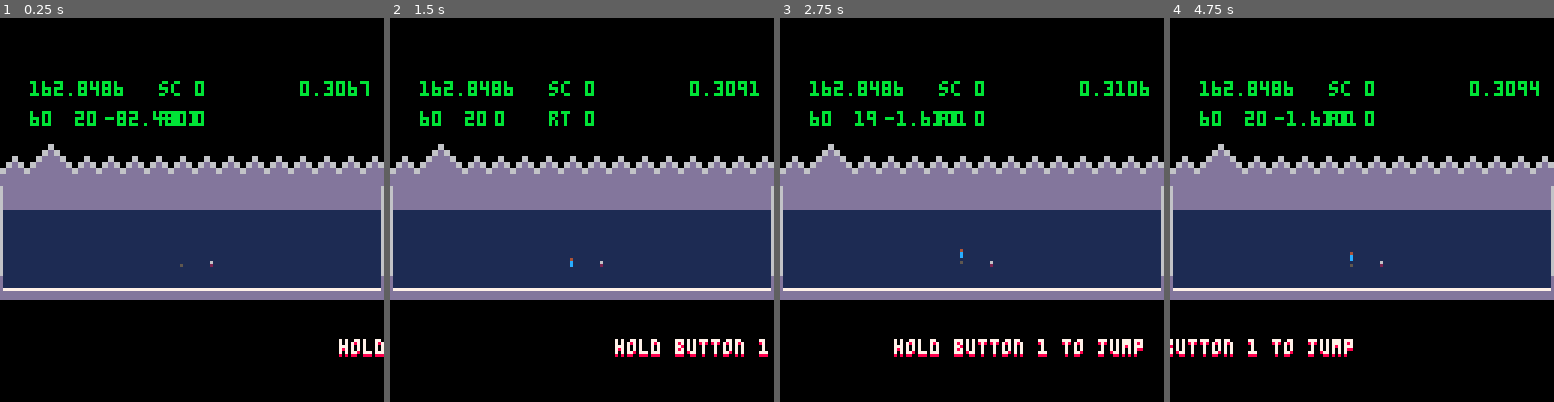
Above: before the commit, frames 1-4 (left to right).
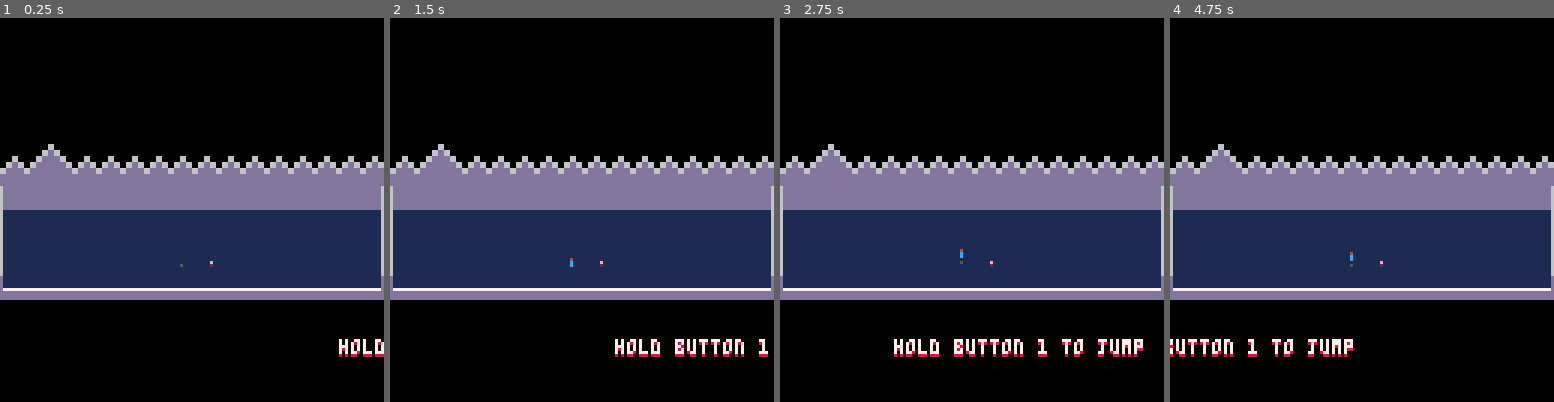
Above: after the commit, the same moments.

Repository: arnodick/tiny_parkour
Game: PICO-8 cartridge tinyp.p8
Same seed, same stepped clock (60 frames per second), same inputs: the game is played once before the commit and once after it.
Inputs:
- Up to frame 1 (0.25 s): no input
- Up to frame 2 (1.5 s): tap X (X key) at 0.33, 1.07 s; tap O (Z key) at 0.7 s
- Up to frame 3 (2.75 s): tap O (Z key) at 1.7, 2.1, 2.5 s; tap X (X key) at 1.85 s; hold Up 2.15-2.42 s
- Up to frame 4 (4.75 s): tap O (Z key) every 0.4 s from 2.9 to 4.5 s; tap X (X key) at 2.97, 4.08 s; hold Down 3.63-3.97 s; hold Up from 4.73 s (still down)

The runs differ from the first frame. In frame 1, 1.8% of the frame differs, in the area x 7-97%, y 16-29%; in frame 2, 1.5%; in frame 3, 1.6%; in frame 4, 1.7%.

Commit message:
removed scaling

Diff:
--- a/tinyp.p8
+++ b/tinyp.p8
@@ -3,7 +3,7 @@
 __lua__
 --tiny parkour
 --by ashley pringle
-debug=true
+debug=false
 doff=0
 function items_i(r)
 if r==2 then
@@ -839,17 +839,9 @@
 function drawactor(a)
 if a.vis!=false then
 
--- pset(a.x,a.y-mget(a.x,a.y),5)
--- line(a.x,a.y+a.z,a.x,a.y+a.z-a.w,a.c2)
--- pset(a.x,a.y+a.z-(a.w+1),a.c1)
-	local sc=scale
-	local fl=-mget(a.x,a.y)*sc
-	local xd=a.x*sc
-	local yd=(a.y+a.z)*sc
-
-	rectfill(xd,a.y*sc+fl-sc+1,xd+sc-1,a.y*sc+fl,5)
-	rectfill(xd,yd,xd+sc-1,yd-(a.w*sc),a.c2)
- rectfill(xd,yd-((a.w+1)*sc),xd+sc-1,yd-((a.w+1)*sc)+scale-1,a.c1)
+ pset(a.x,a.y-mget(a.x,a.y),5)
+ line(a.x,a.y+a.z,a.x,a.y+a.z-a.w,a.c2)
+ pset(a.x,a.y+a.z-(a.w+1),a.c1)
 
  if debug==true then
  	if a.n!=nil then
@@ -1084,16 +1076,10 @@
 	drawsky(room)
 	for y=0,r.h do	--loop through every map cell
 		for x=0,r.w do
-			local sc=scale
 		 local h=mget(x,y)
-		 local hd=h*sc
 			if h>0 then--draw each map cell
-				local xd=x*sc
-				local yd=y*sc
-				rectfill(xd,yd-hd,xd+sc-1,yd-hd+sc-1,r.c1+h%2)
-				rectfill(xd,yd-hd+1*sc,xd+sc-1,yd,r.c2+(y%2))
---				pset(x,y-h,r.c1+h%2)--floors
---				line(x,y-h+1,x,y,(r.c2+(y%2)))--walls
+				pset(x,y-h,r.c1+h%2)--floors
+				line(x,y-h+1,x,y,(r.c2+(y%2)))--walls
 			end
 		end
 		if p!=nil then
@@ -1236,7 +1222,7 @@
 	foreach(boss,doboss)
 	foreach(menus,domenu)
 	if p!=nil then
-	if p.z>=-120 then cam=-r.h camera(p.x-64,cam+p.y+p.z) end
+	if p.z>=-120 then cam=-r.h camera(p.x-64,cam+p.y) end
 --	if p.z>=-120 then cam=-r.h camera(0,cam) end
 	if p.z<-120 then cam=-r.h*2 camera(0,cam) end
 	if p.z<-190 then cam=-r.h*3.5 camera(0,cam) end
